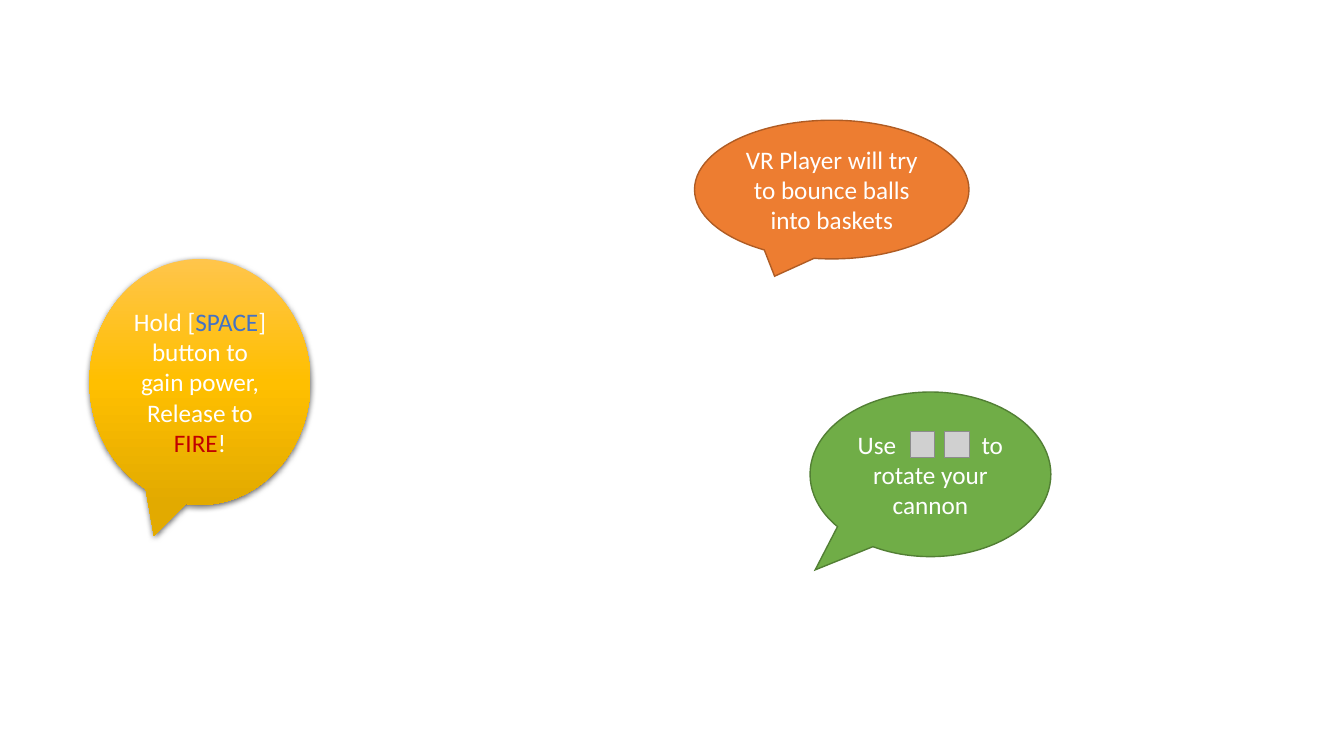
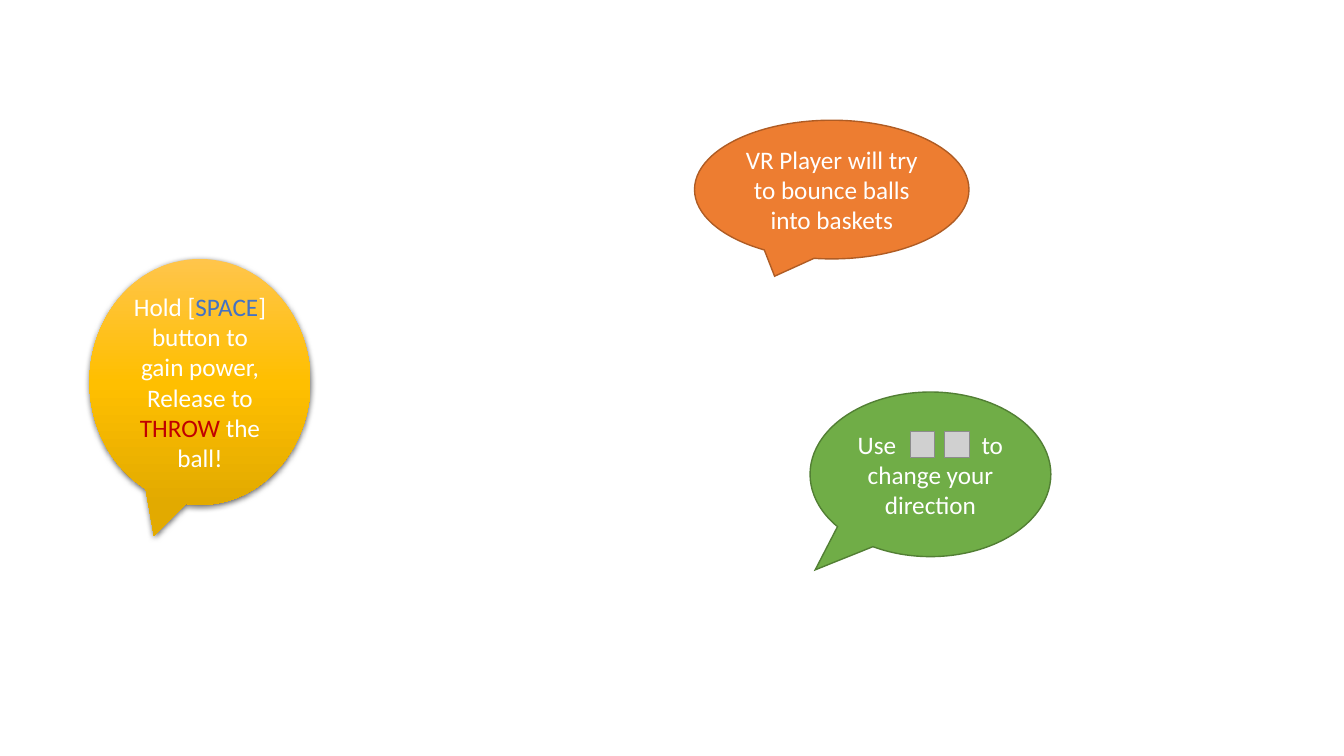
Before and after one commit to dyzsunson/BunnyBall_VR, a slide deck: slide 3 of Document/Rabbit_Tutorial.pptx. Drawn at 1344x756 pixels with LibreOffice and Linux fonts; fonts in the diff are those of the drawing; grey boxes stand for pictures; background and template pictures are left out. Boxes give left, top, right and bottom in pixels: in the first picture for what was removed or moved away, otherwise in the second. Text is boxed around its words. In the diff, an @@ line names an element or a change of style, - is before the commit and + after.

```diff
--- a/Document/Rabbit_Tutorial.pptx
+++ b/Document/Rabbit_Tutorial.pptx
@@ text in speech bubble at (140,389,260,467): text changed @@
-Release to FIRE!
+Release to THROW the ball!
@@ text in speech bubble at (858,438,1003,514): text changed @@
-Use to rotate your cannon
+Use to change your direction
```
Also in this commit, not shown: 4 other slides changed, 18 other files.
